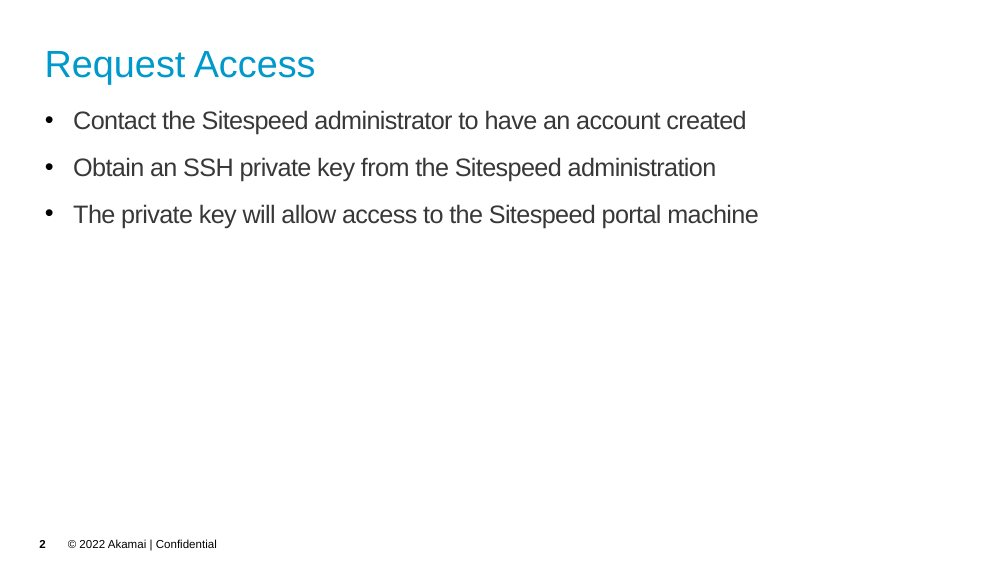
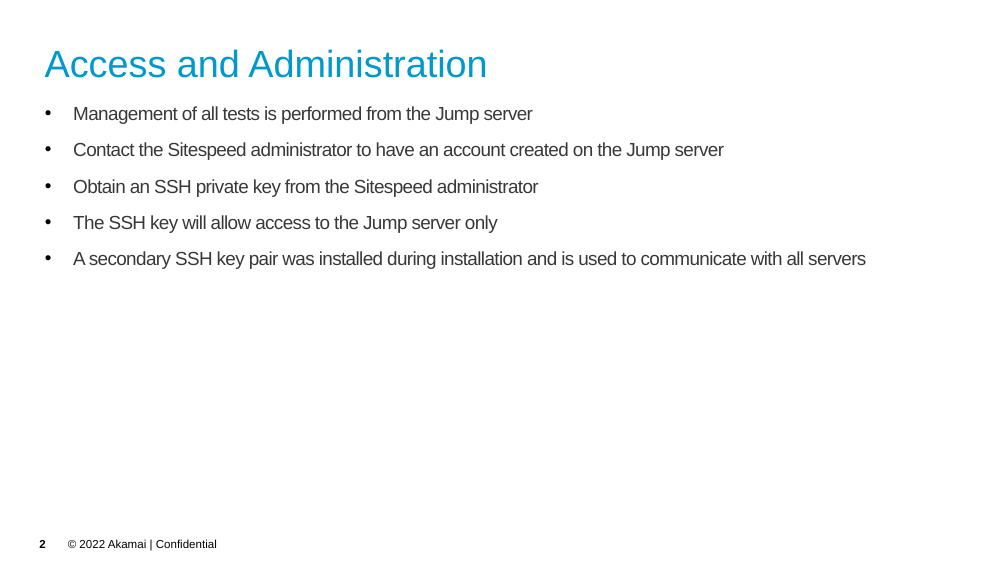
Before and after one commit to akamai-consulting/sitespeed, a slide deck: slide 2 of Info/Guide.pptx. Drawn at 1008x567 pixels with LibreOffice and Linux fonts; fonts in the diff are those of the drawing; background and template pictures are left out. Boxes give left, top, right and bottom in pixels: in the first picture for what was removed or moved away, otherwise in the second. Text is boxed around its words. In the diff, an @@ line names an element or a change of style, - is before the commit and + after.

```diff
--- a/Info/Guide.pptx
+++ b/Info/Guide.pptx
@@ title at [45, 49, 487, 78]: text changed @@
-Request Access
+Access and Administration
@@ text at [73, 106, 866, 269]: text changed; size 24 to 18 pt @@
-• Contact the Sitespeed administrator to have an account created
-• Obtain an SSH private key from the Sitespeed administration
-• The private key will allow access to the Sitespeed portal machine
+• Management of all tests is performed from the Jump server
+• Contact the Sitespeed administrator to have an account created on the Jump server
+• Obtain an SSH private key from the Sitespeed administrator
+• The SSH key will allow access to the Jump server only
+• A secondary SSH key pair was installed during installation and is used to communicate with all servers
```
Also in this commit, not shown: 6 other slides changed, 9 slides added, 1 other file.
